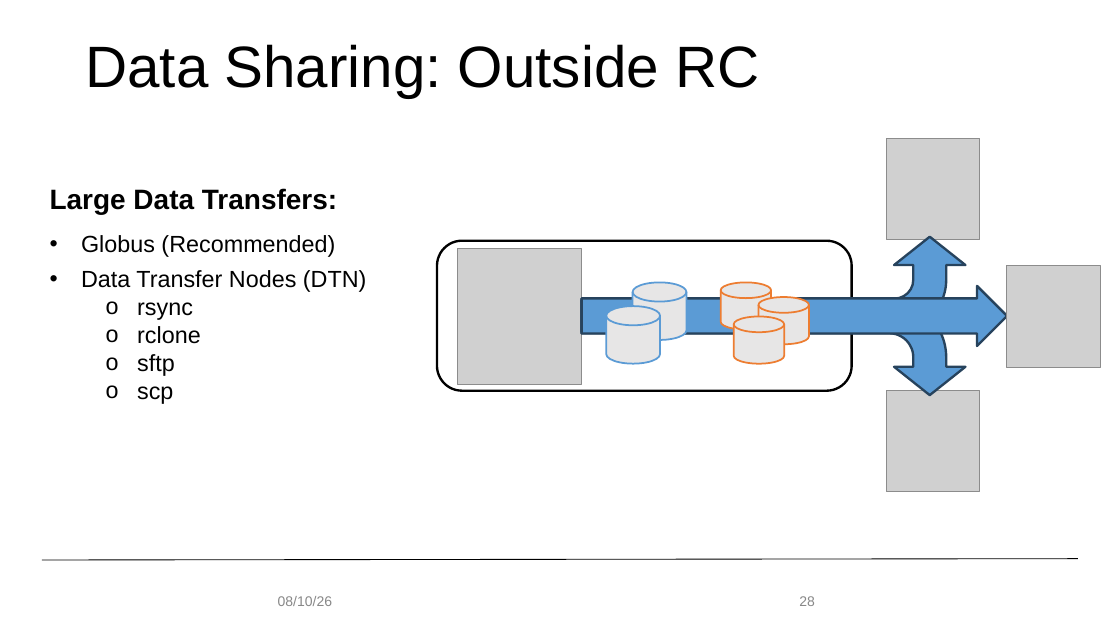
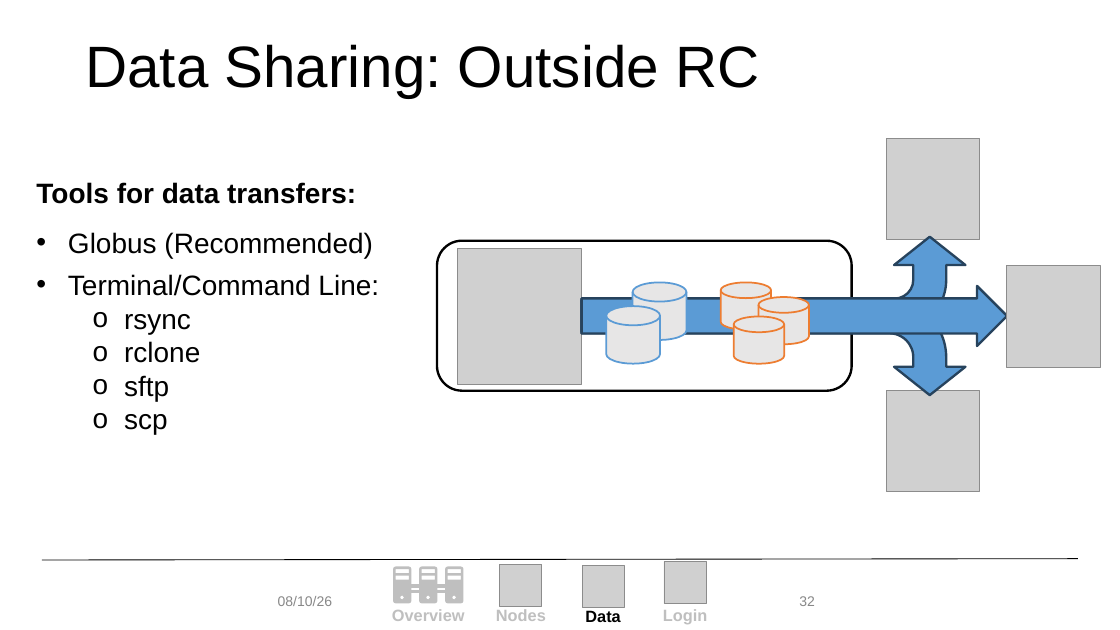
Before and after one commit to b-reyes/hpc_fundamentals_micro_credential, a slide deck: slide 32 of getting_familiar_rc/getting_familiar_rc.pptx (slide 28 before the commit). Drawn at 1120x630 pixels with LibreOffice and Linux fonts; fonts in the diff are those of the drawing; grey boxes stand for pictures; background and template pictures are left out. Boxes give left, top, right and bottom in pixels: in the first picture for what was removed or moved away, otherwise in the second. Text is boxed around its words. In the diff, an @@ line names an element or a change of style, - is before the commit and + after.

```diff
--- a/getting_familiar_rc/getting_familiar_rc.pptx
+++ b/getting_familiar_rc/getting_familiar_rc.pptx
@@ text "Tools for data transfers:" moved from (x1=50, y1=188, x2=367, y2=404) to (x1=36, y1=182, x2=379, y2=434) @@
@@ text at (x1=36, y1=182, x2=356, y2=204): text changed @@
-Large Data Transfers:
+Tools for data transfers:
@@ text at (x1=68, y1=232, x2=373, y2=434): size 20 to 24 pt in "Globus (Recommended)", "rsync", "rclone", "sftp" and 1 more places @@
@@ text at (x1=68, y1=274, x2=379, y2=296): text changed; size 20 to 24 pt @@
-• Data Transfer Nodes (DTN)
+• Terminal/Command Line:
@@ page number at (x1=799, y1=596, x2=815, y2=606): text changed @@
-28
+32
@@ group added at (x1=392, y1=562, x2=707, y2=624): 4 texts, 3 pictures, 3 freeform shapes, 1 rectangle @@
+Login
+Overview
+Nodes
+Data
```
Also in this commit, not shown: 24 other slides changed, 18 slides added, 18 slides removed, 1 other file.
